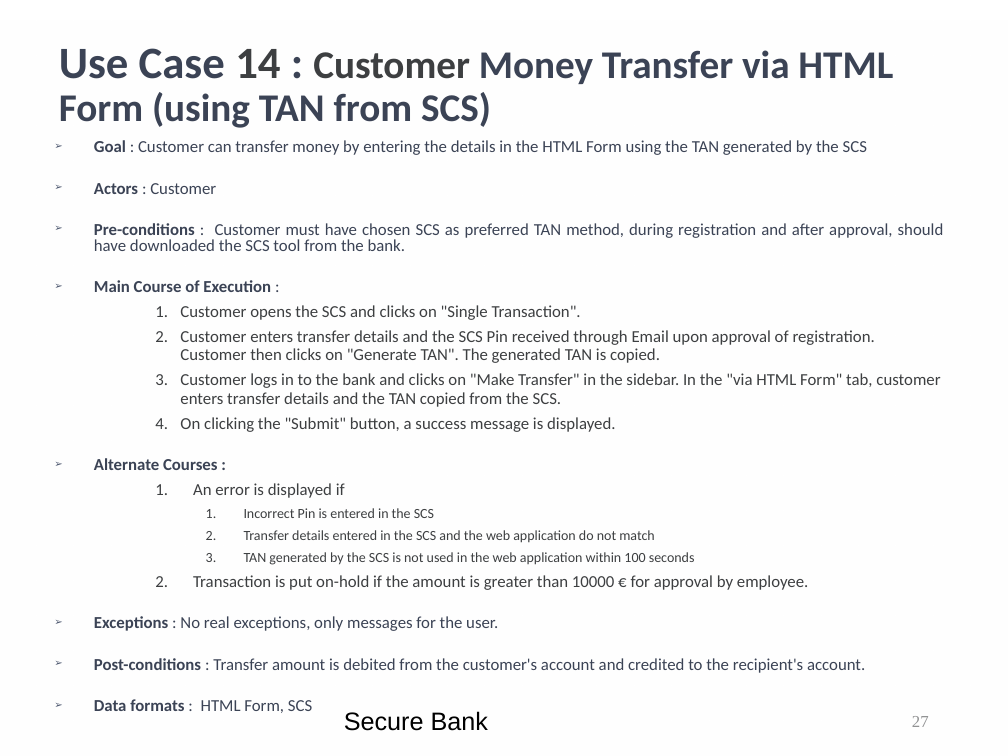
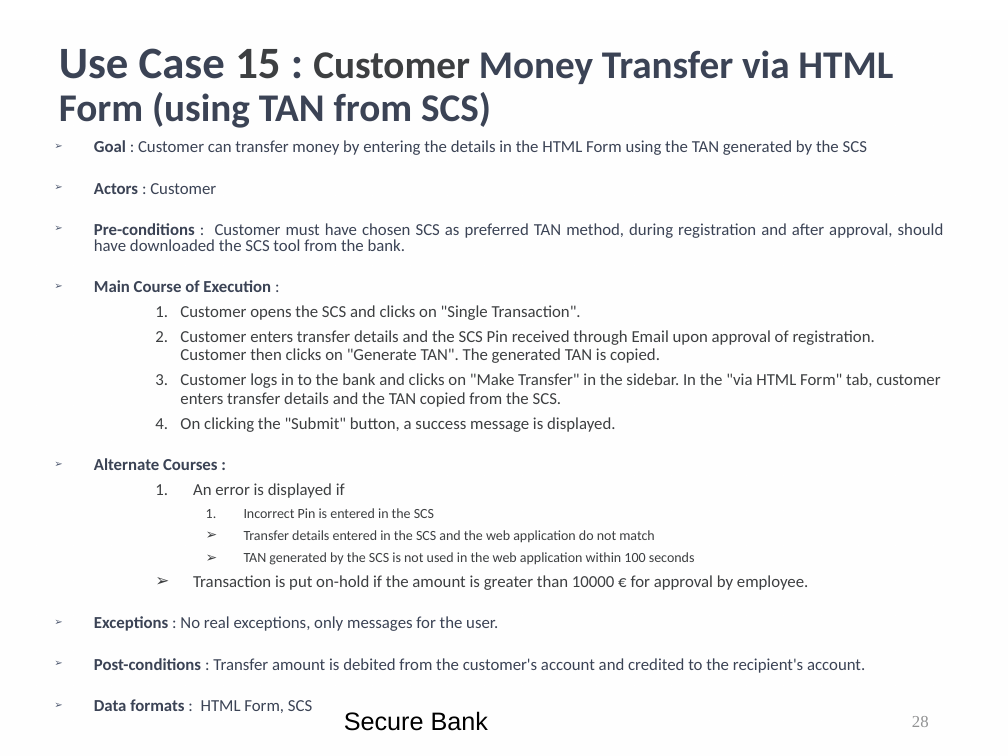
Before and after one commit to kwuerl/secure-coding-team-8, a slide deck: slide 28 of presentations/Phase3.ppt (slide 27 before the commit). Drawn at 1008x756 pixels with LibreOffice and Linux fonts; fonts in the diff are those of the drawing; background and template pictures are left out. Boxes give left, top, right and bottom in pixels: in the first picture for what was removed or moved away, otherwise in the second. Text is boxed around its words. In the diff, an @@ line names an element or a change of style, - is before the commit and + after.

```diff
--- a/presentations/Phase3.ppt
+++ b/presentations/Phase3.ppt
@@ title at (x1=59, y1=48, x2=893, y2=128): text changed @@
-Use Case 14 : Customer Money Transfer via HTML Form (using TAN from SCS)
+Use Case 15 : Customer Money Transfer via HTML Form (using TAN from SCS)
@@ text at (x1=193, y1=530, x2=808, y2=590): bullet 1. to ➢ @@
@@ page number at (x1=912, y1=716, x2=929, y2=727): text changed @@
-27
+28
```
Also in this commit, not shown: 9 other slides changed, 8 slides added.
